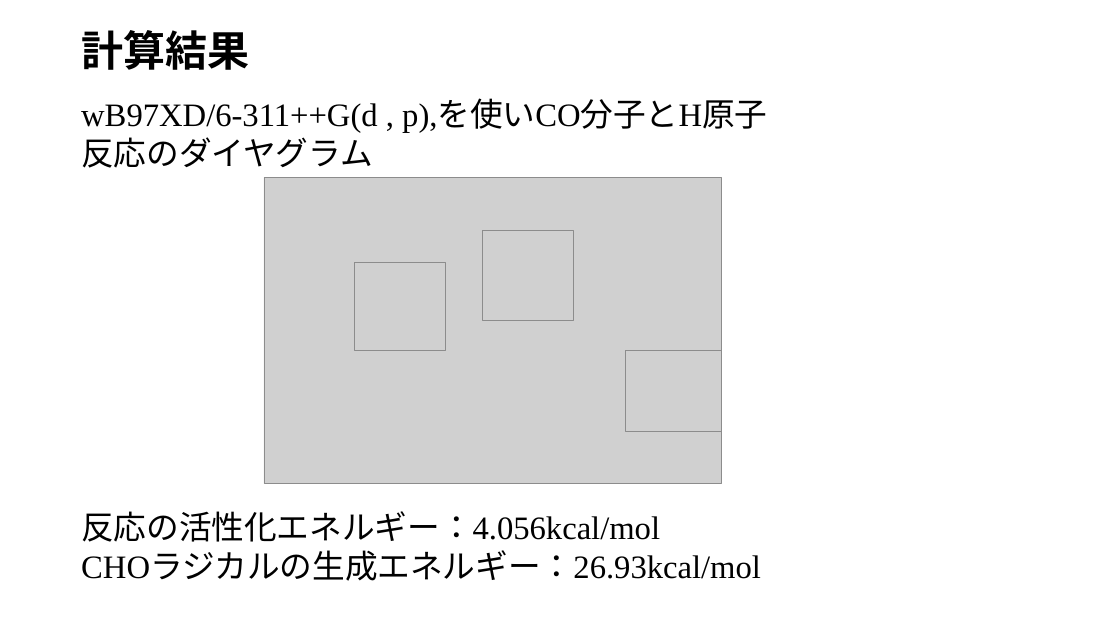
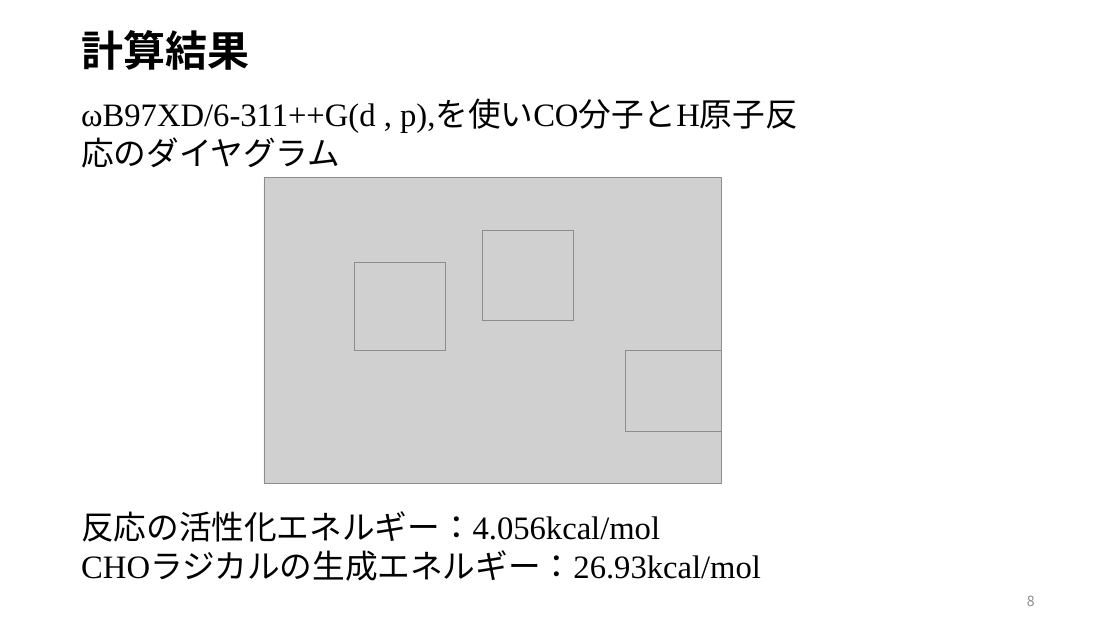
Before and after one commit to tabiseal/Qpcdata, a slide deck: slide 8 of 20231209.pptx. Drawn at 1120x630 pixels with LibreOffice and Linux fonts; fonts in the diff are those of the drawing; grey boxes stand for pictures. Boxes give left, top, right and bottom in pixels: in the first picture for what was removed or moved away, otherwise in the second. Text is boxed around its words. In the diff, an @@ line names an element or a change of style, - is before the commit and + after.

```diff
--- a/20231209.pptx
+++ b/20231209.pptx
@@ text at box(81, 100, 798, 132): text changed @@
-wB97XD/6-311++G(d , p),を使いCO分子とH原子反応のダイヤグラム
+ωB97XD/6-311++G(d , p),を使いCO分子とH原子反応のダイヤグラム
@@ page number added at box(1027, 595, 1035, 606), 12 pt, text #8C8C8C @@
+8
```
Also in this commit, not shown: 11 other slides changed, 1 slide added, 1 slide removed.
